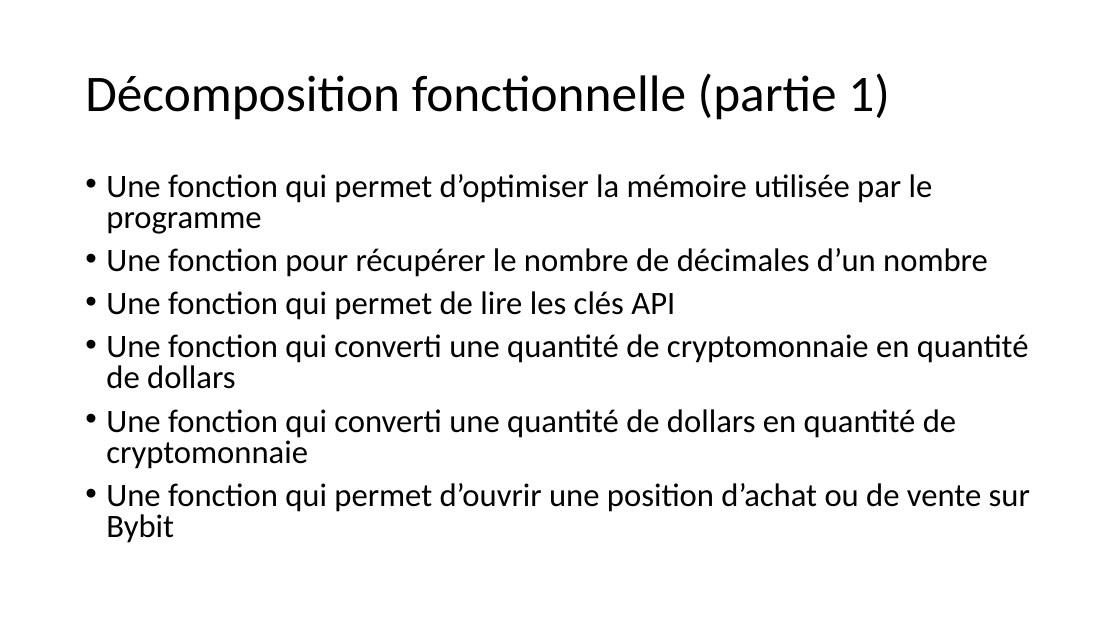
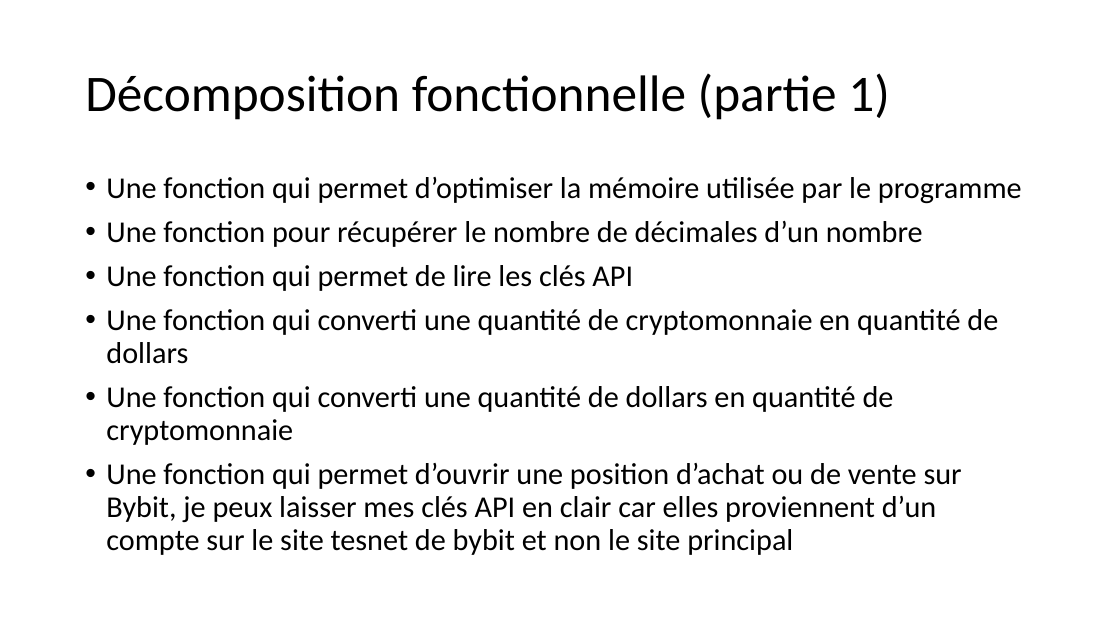
Before and after one commit to ArthurOnWeb/copytradingBinanceBybit, a slide deck: slide 3 of Arthur_presentation_copytrading.pptx. Drawn at 1120x630 pixels with LibreOffice and Linux fonts; fonts in the diff are those of the drawing; background and template pictures are left out. Boxes give left, top, right and bottom in pixels: in the first picture for what was removed or moved away, otherwise in the second. Text is boxed around its words. In the diff, an @@ line names an element or a change of style, - is before the commit and + after.

Commit message:
modification powerpoint

```diff
--- a/Arthur_presentation_copytrading.pptx
+++ b/Arthur_presentation_copytrading.pptx
@@ text at <box>106,177,1022,445</box>: size 28 to 25.9 pt in "Une fonction qui permet d’optimiser la mémoire ...", "Une fonction pour récupérer le nombre de ...", "Une fonction qui permet de lire les ...", "Une fonction qui converti une quantité de ..." and 1 more places; line spacing 0.8 to 0.9 @@
@@ text at <box>106,463,962,555</box>: text changed; size 28 to 25.9 pt @@
-• Une fonction qui permet d’ouvrir une position d’achat ou de vente sur Bybit
+• Une fonction qui permet d’ouvrir une position d’achat ou de vente sur Bybit, je peux laisser mes clés API en clair car elles proviennent d’un compte sur le site tesnet de bybit et non le site principal
```
